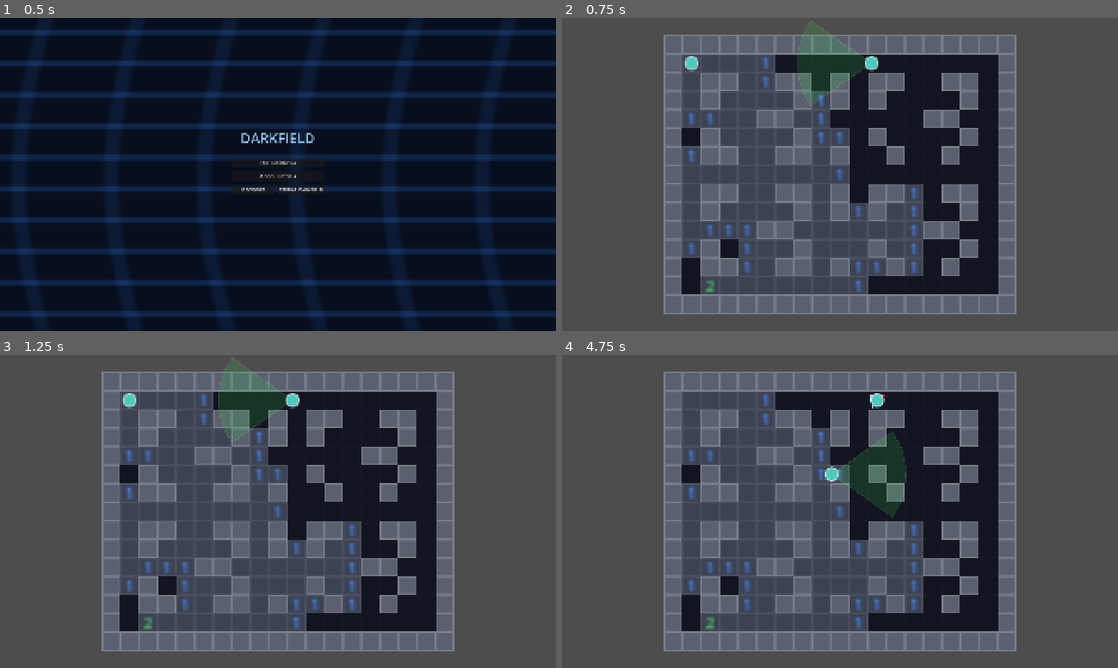
Above: before the commit, frames 1-4 (two rows, left to right).
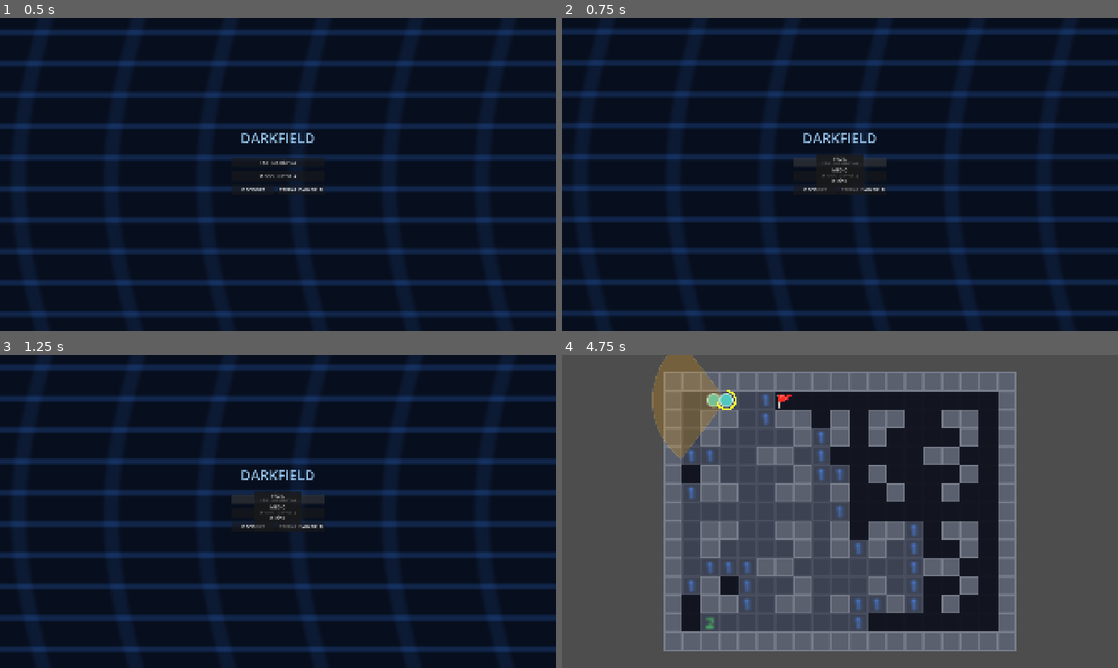
Above: after the commit, the same moments.

Repository: MayraSRS04/Darkfield
Game: Godot game, scene res://scenes/00_menu.tscn
Same seed, same stepped clock (60 frames per second), same inputs: the game is played once before the commit and once after it.
Inputs (mouse positions are in pixels of both pictures, inside the frame that each line leads up to):
- Up to frame 1 (0.5 s): no input
- Up to frame 2 (0.75 s): click "PARTIDA RÁPIDA" at 0.5 s
- Up to frame 3 (1.25 s): no input
- Up to frame 4 (4.75 s): click (840, 495) at 1.25 s, where only the run after the commit has a clickable "FÁCIL"; tap Enter at 2 s; hold Right (ui_right) 2.03-2.78 s; tap F every 0.75 s from 2.1 to 4.35 s; tap Space at 2.27, 3.02, 4.52 s; hold Down (ui_down) 2.78-3.53 s; hold Right (ui_right) 3.53-4.28 s; hold Up (ui_up) from 4.28 s (still down)

Frame 1 is identical in both runs. In frame 2, 89% of the frame differs, in the area x 0-100%, y 0-100%; in frame 3, 89%; in frame 4, 4.6%.

Commit message:
fix menuu

Diff:
--- a/scenes/00_menu.tscn
+++ b/scenes/00_menu.tscn
@@ -74,3 +74,34 @@
 layout_mode = 2
 size_flags_horizontal = 3
 text = "CERRAR DARKFIELD"
+
+[node name="PopupDificultad" type="PanelContainer" parent="." unique_id=2100000001]
+visible = false
+layout_mode = 1
+anchors_preset = 8
+anchor_left = 0.5
+anchor_top = 0.5
+anchor_right = 0.5
+anchor_bottom = 0.5
+offset_left = -80.0
+offset_top = -70.0
+offset_right = 80.0
+offset_bottom = 70.0
+grow_horizontal = 2
+grow_vertical = 2
+
+[node name="Opciones" type="VBoxContainer" parent="PopupDificultad" unique_id=2100000002]
+layout_mode = 2
+theme_override_constants/separation = 8
+
+[node name="BtnFacil" type="Button" parent="PopupDificultad/Opciones" unique_id=2100000003]
+layout_mode = 2
+text = "FÁCIL"
+
+[node name="BtnMedio" type="Button" parent="PopupDificultad/Opciones" unique_id=2100000004]
+layout_mode = 2
+text = "MEDIO"
+
+[node name="BtnDificil" type="Button" parent="PopupDificultad/Opciones" unique_id=2100000005]
+layout_mode = 2
+text = "DIFÍCIL"
--- a/scenes/menu.gd
+++ b/scenes/menu.gd
@@ -4,15 +4,25 @@
 @onready var btn_modo_historia: Button = $Contenedor/BtnModoHistoria
 @onready var btn_opciones: Button = $Contenedor/FilaInferior/BtnOpciones
 @onready var btn_salir: Button = $Contenedor/FilaInferior/BtnSalir
+@onready var popup_dificultad: PanelContainer = $PopupDificultad
+@onready var btn_facil: Button = $PopupDificultad/Opciones/BtnFacil
+@onready var btn_medio: Button = $PopupDificultad/Opciones/BtnMedio
+@onready var btn_dificil: Button = $PopupDificultad/Opciones/BtnDificil
 
 func _ready() -> void:
 	btn_partida_rapida.pressed.connect(_on_partida_rapida)
 	btn_modo_historia.pressed.connect(_on_modo_historia)
 	btn_opciones.pressed.connect(_on_opciones)
 	btn_salir.pressed.connect(_on_salir)
+	btn_facil.pressed.connect(_on_dificultad.bind(0))
+	btn_medio.pressed.connect(_on_dificultad.bind(1))
+	btn_dificil.pressed.connect(_on_dificultad.bind(2))
 
 func _on_partida_rapida() -> void:
-	GameManager.iniciar_nivel(0)
+	popup_dificultad.visible = not popup_dificultad.visible
+
+func _on_dificultad(nivel: int) -> void:
+	GameManager.iniciar_nivel(nivel)
 	get_tree().change_scene_to_file("res://scenes/01_juego.tscn")
 
 func _on_modo_historia() -> void:
